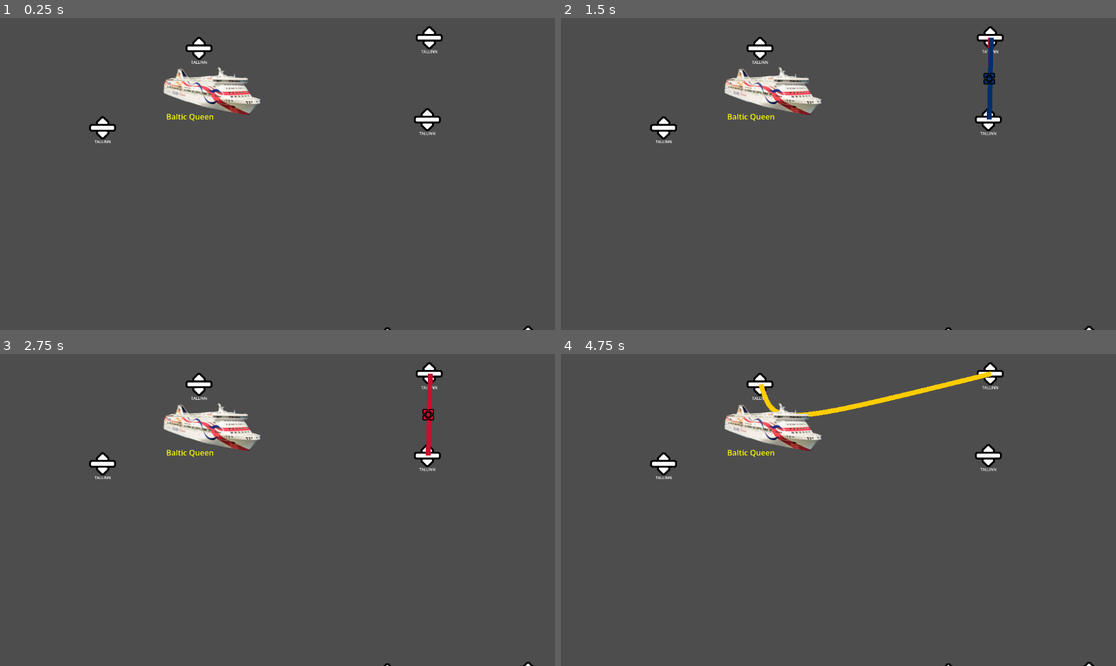
Above: before the commit, frames 1-4 (two rows, left to right).
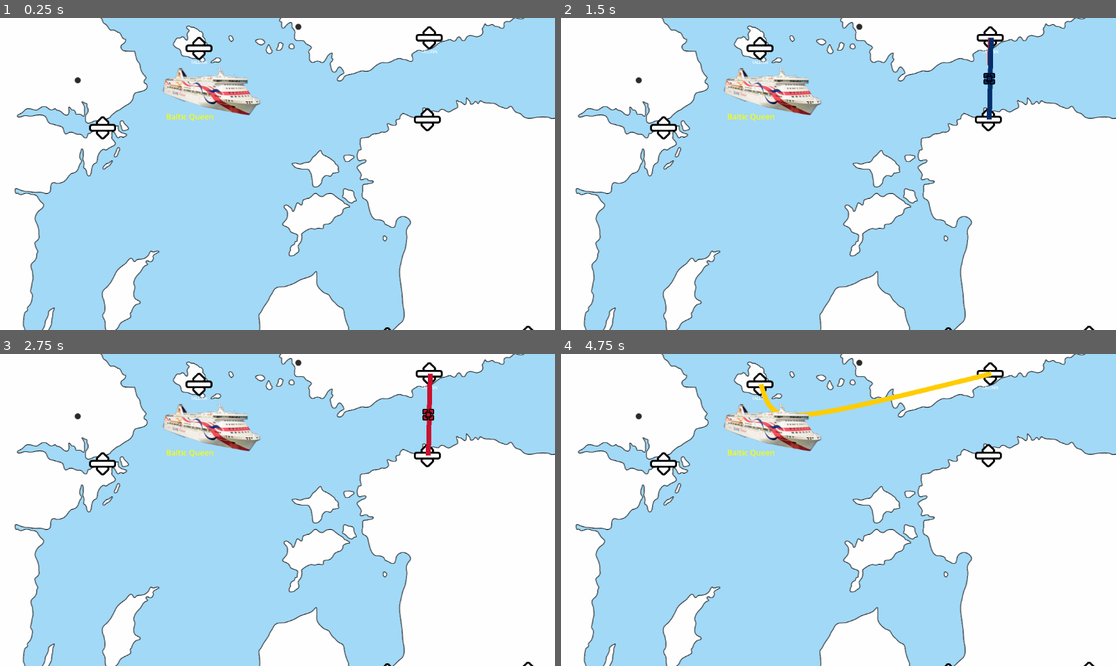
Above: after the commit, the same moments.

Repository: Levartar/mini-ferries
Game: Godot game, scene res://src/levels/test_level.tscn
The game is run twice, just before and just after one commit, with the same random seed, the same clock (stepped at 60 frames per second) and the same inputs. This scene is started directly instead of the project's main scene.
Inputs (mouse positions are in pixels of both pictures, inside the frame that each line leads up to):
- Up to frame 1 (0.25 s): no input
- Up to frame 2 (1.5 s): tap Enter at 0.5 s; drag from (988, 120) to (988, 36) at 0.52 s; tap Space at 1.25 s; drag from (988, 36) to (988, 120) at 1.27 s
- Up to frame 3 (2.75 s): tap Enter at 2 s; move the mouse to (99, 463) at 2.02 s; click (99, 463) at 2.17 s
- Up to frame 4 (4.75 s): tap Space at 2.75, 4.25 s; drag from (760, 385) to (988, 372) at 2.77 s; tap Enter at 3.5 s; drag from (988, 413) to (877, 378) at 3.52 s; drag from (877, 378) to (771, 425) at 4.27 s

The runs differ from the first frame. In frame 1, 97% of the frame differs, in the area x 0-100%, y 0-100%; in frame 2, 97%; in frame 3, 97%; in frame 4, 97%.

Commit message:
Copying variables (ferry => ship)
In order to implement updates for the movement logic, I copied some variables from the ferry to ship.

Diff:
--- a/src/entities/ship.tscn
+++ b/src/entities/ship.tscn
@@ -1,12 +1,16 @@
 [gd_scene format=3 uid="uid://drireq533lsg5"]
 
 [ext_resource type="Script" uid="uid://dvkt8pqog864o" path="res://src/scripts/ship.gd" id="1_s7fcy"]
-[ext_resource type="Texture2D" uid="uid://ctjdnunknhi65" path="res://assets/sprites/icons/tile_0204.png" id="2_rqhp2"]
+[ext_resource type="Texture2D" uid="uid://b5owcw4c06piu" path="res://assets/Ships/baltic_queen.png" id="2_rqhp2"]
 
 [sub_resource type="RectangleShape2D" id="RectangleShape2D_7p538"]
 
 [node name="Ship" type="Area2D" unique_id=1514026530]
 script = ExtResource("1_s7fcy")
+max_ports = 3
+speed = null
+capacity = null
+docking_time = null
 metadata/Type = 0
 
 [node name="Sprite2D" type="Sprite2D" parent="." unique_id=1198214359]
@@ -21,4 +25,4 @@
 offset_top = 41.0
 offset_right = -48.0
 offset_bottom = 64.0
-text = "Name"
+text = "Baltic Queen"
--- a/src/levels/test_level.tscn
+++ b/src/levels/test_level.tscn
@@ -11,13 +11,10 @@
 [node name="Test_level" type="Node2D" unique_id=234209174]
 
 [node name="Land" parent="." unique_id=193335558 instance=ExtResource("3_7hvae")]
-visible = false
 
 [node name="Map Marks" parent="." unique_id=830546108 instance=ExtResource("2_br53r")]
-visible = false
 
 [node name="Sea" parent="." unique_id=2138396762 instance=ExtResource("1_hdcac")]
-visible = false
 
 [node name="Tallinn" parent="." unique_id=733375235 instance=ExtResource("4_br53r")]
 position = Vector2(451, 102)
@@ -50,4 +47,6 @@
 
 [node name="Ship" parent="." unique_id=1514026530 instance=ExtResource("7_45v6v")]
 position = Vector2(4, 43)
-max_ports = 3
+speed = 0.024
+capacity = 6
+docking_time = 2.0
--- a/src/scripts/ship.gd
+++ b/src/scripts/ship.gd
@@ -6,6 +6,8 @@
 	QUEEN, PRINCESS, MEGASTAR, MYSTAR, VICTORIAI, SERENADE, SYMPHONY, SUPERFAST
 	}
 
+enum TravelState { SAILING, DOCKING, IDLE }
+#ENi Note: stats
 @export var ship_name: ShipNames:
 	set(value):
 		ship_name = value
@@ -13,6 +15,24 @@
 		notify_property_list_changed()
 
 @export var max_ports: int = 0
+@export var speed: float = 0.05 # How much progress_ratio/sec
+@export var capacity: int = 6
+@export var docking_time: float = 2.0 # Seconds to wait at port
+
+#ENi Note: references in ferry script
+var assigned_line: FerryLine = null
+var current_path_follow: PathFollow2D = null
+
+#ENi Note: Core Variables in ferry script
+var direction: int = 1 # 1 = Forward (0->1), -1 = Backward (1->0)
+var current_state: TravelState = TravelState.IDLE
+var onboard_passengers: Array[GameConstants.CityNames] = []
+
+#ENi Note: ferry script's drag and drop logic doesn't seem fitting
+
+#ENi Note: Arrival cooldown in ferry script
+var arrival_cooldown: float = 0.0
+const ARRIVAL_COOLDOWN_TIME: float = 5.0
 
 # Called when the node enters the scene tree for the first time.
 func _ready() -> void:
@@ -24,34 +44,58 @@
 			$Sprite2D.texture = preload("res://assets/Ships/baltic_queen.png")
 			$Label.text = "Baltic Queen"
 			max_ports = 3
+			speed = 0.024
+			capacity = 6
+			docking_time = 2.0
 		ShipNames.PRINCESS:
 			$Sprite2D.texture = preload("res://assets/Ships/baltic_princess.png")
 			$Label.text = "Baltic Princess"
 			max_ports = 3
+			speed = 0.024
+			capacity = 6
+			docking_time = 2.0
 		ShipNames.MEGASTAR:
 			$Sprite2D.texture = preload("res://assets/Ships/megastar.png")
 			$Label.text = "Megastar"
 			max_ports = 2
+			speed = 0.028
+			capacity = 6
+			docking_time = 2.0
 		ShipNames.MYSTAR:
 			$Sprite2D.texture = preload("res://assets/Ships/mystar.png")
 			$Label.text = "My Star"
 			max_ports = 2
+			speed = 0.027
+			capacity = 6
+			docking_time = 2.0
 		ShipNames.VICTORIAI:
 			$Sprite2D.texture = preload("res://assets/Ships/victoriaI.png")
 			$Label.text = "Victoria I"
 			max_ports = 2
+			speed = 0.022
+			capacity = 5
+			docking_time = 2.0
 		ShipNames.SERENADE:
 			$Sprite2D.texture = preload("res://assets/Ships/serenade.png")
 			$Label.text = "Serenade"
 			max_ports = 3
+			speed = 0.021
+			capacity = 6
+			docking_time = 2.0
 		ShipNames.SYMPHONY:
 			$Sprite2D.texture = preload("res://assets/Ships/symphony.png")
 			$Label.text = "Symphony"
 			max_ports = 3
+			speed = 0.021
+			capacity = 7
+			docking_time = 2.0
 		ShipNames.SUPERFAST:
 			$Sprite2D.texture = preload("res://assets/Ships/superfast.png")
 			$Label.text = "Superfast IX"
 			max_ports = 2
+			speed = 0.025
+			capacity = 2
+			docking_time = 1.0
 
 # ENi note: Gemini says that this makes the variable grayed out/read-only in the UI
 # This is the "Magic" function for Godot 4 stable
@@ -59,6 +103,12 @@
 	if property.name == "max_ports":
 		# This adds the 'Read Only' flag to the existing export
 		property.usage = PROPERTY_USAGE_DEFAULT | PROPERTY_USAGE_READ_ONLY
+	if property.name == "speed":
+		property.usage = PROPERTY_USAGE_DEFAULT | PROPERTY_USAGE_READ_ONLY
+	if property.name == "capacity":
+		property.usage = PROPERTY_USAGE_DEFAULT | PROPERTY_USAGE_READ_ONLY
+	if property.name == "docking_time":
+		property.usage = PROPERTY_USAGE_DEFAULT | PROPERTY_USAGE_READ_ONLY
 
 # Called every frame. 'delta' is the elapsed time since the previous frame.
 #func _process(delta: float) -> void:
